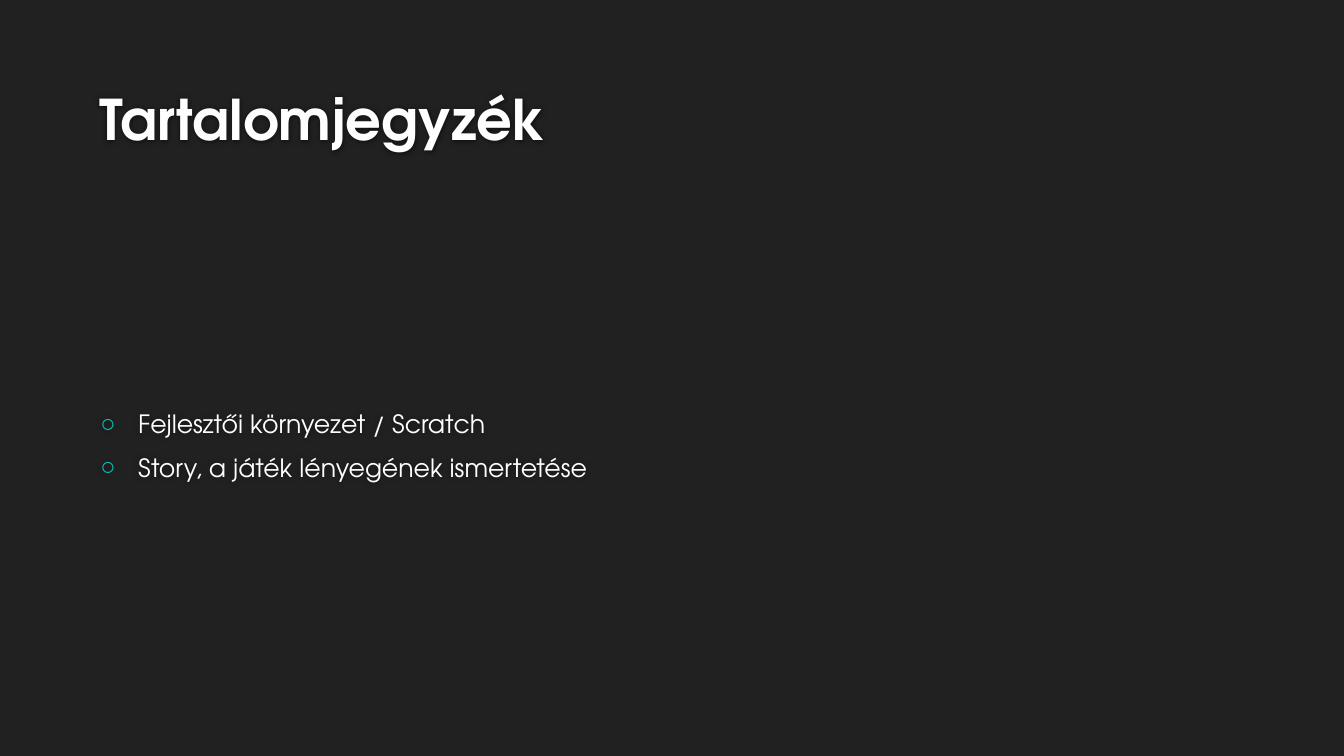
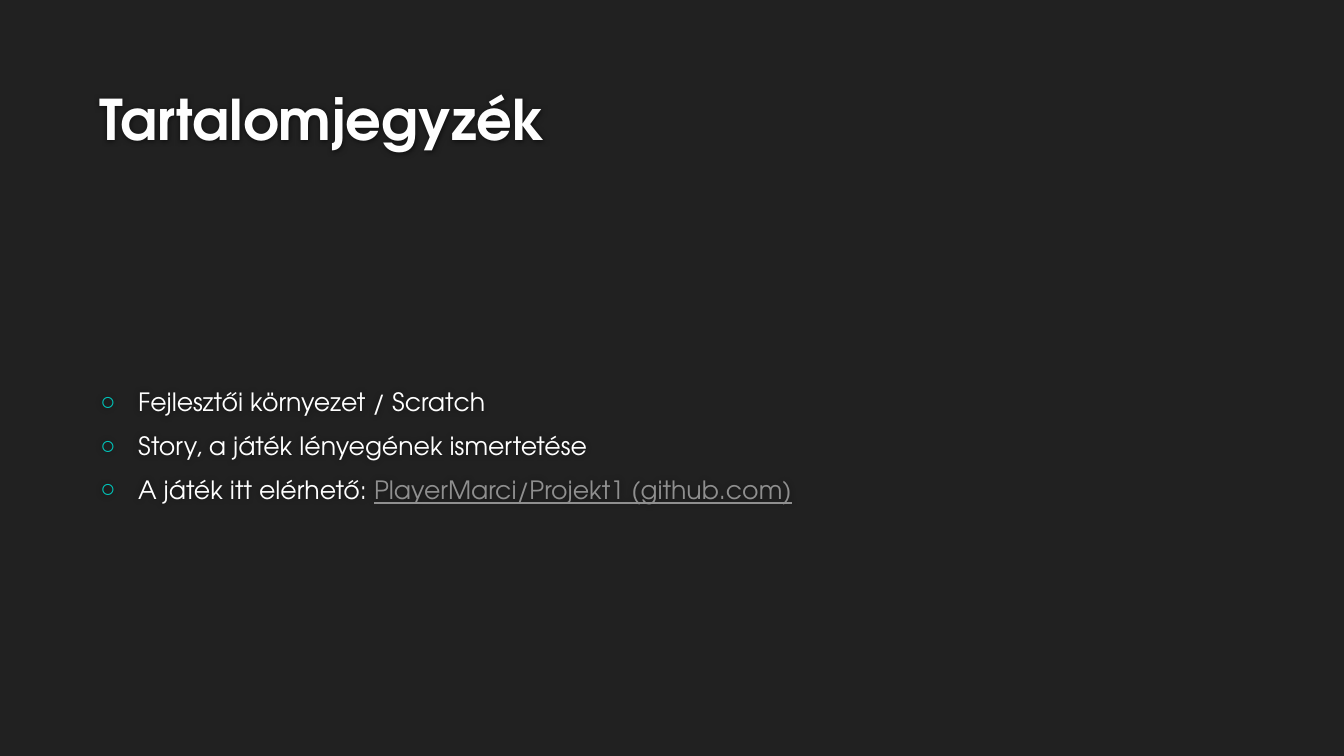
Before and after one commit to PlayerMarci/Projekt1, a slide deck: slide 2 of Forza secret edition tervezése SZM, VM.pptx. Drawn at 1344x756 pixels with LibreOffice and Linux fonts; fonts in the diff are those of the drawing; background and template pictures are left out. Boxes give left, top, right and bottom in pixels: in the first picture for what was removed or moved away, otherwise in the second. Text is boxed around its words. In the diff, an @@ line names an element or a change of style, - is before the commit and + after.

```diff
--- a/Forza secret edition tervezése SZM, VM.pptx
+++ b/Forza secret edition tervezése SZM, VM.pptx
@@ text at [138, 480, 791, 504]: paragraph added @@
+○ A játék itt elérhető: PlayerMarci/Projekt1 (github.com)
```
Also in this commit, not shown: 1 other slide changed.
